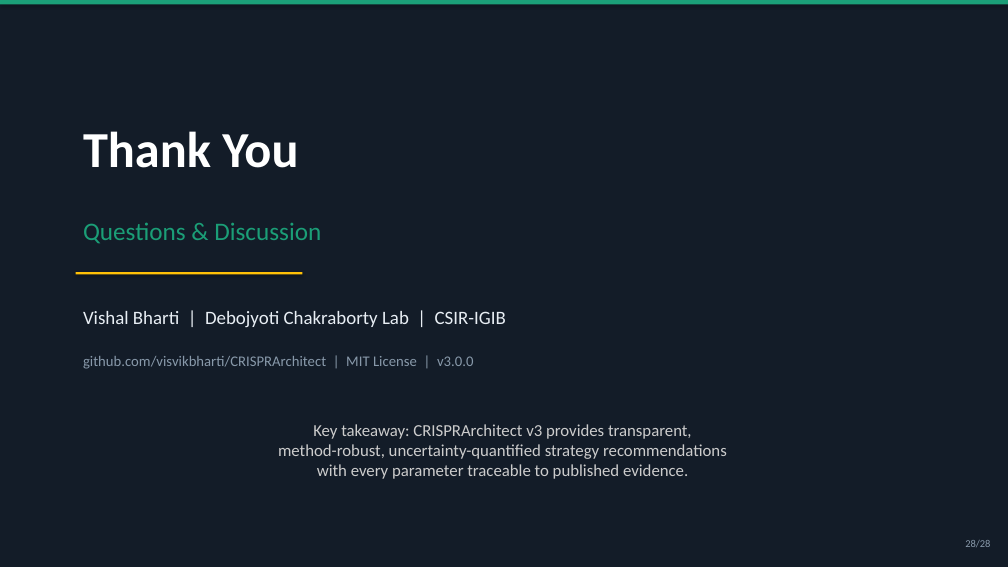
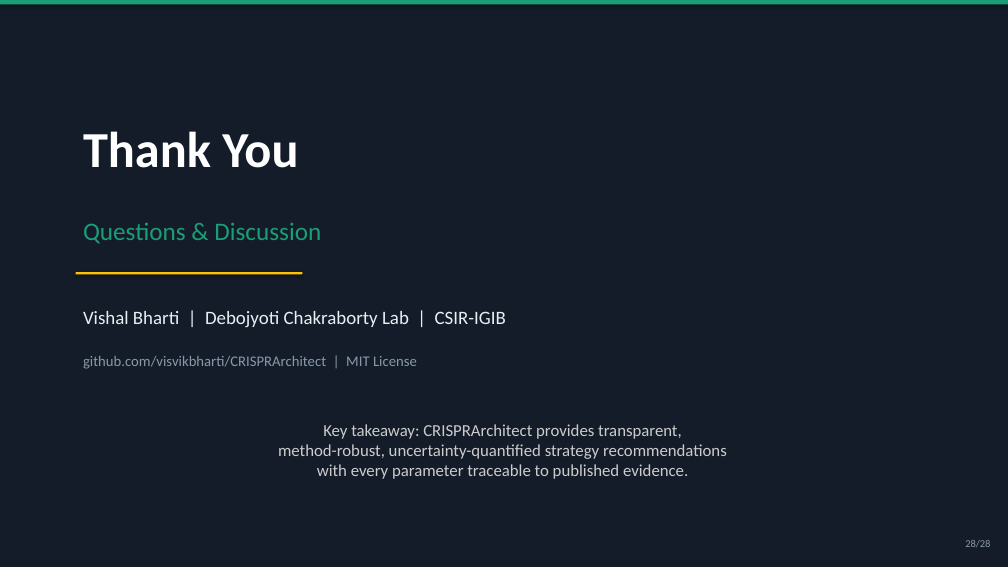
Before and after one commit to visvikbharti/CRISPRArchitect, a slide deck: slide 28 of paper/CRISPRArchitect_v3_LabMeeting.pptx. Drawn at 1008x567 pixels with LibreOffice and Linux fonts; fonts in the diff are those of the drawing. Boxes give left, top, right and bottom in pixels: in the first picture for what was removed or moved away, otherwise in the second. Text is boxed around its words. In the diff, an @@ line names an element or a change of style, - is before the commit and + after.

```diff
--- a/paper/CRISPRArchitect_v3_LabMeeting.pptx
+++ b/paper/CRISPRArchitect_v3_LabMeeting.pptx
@@ text at [83, 356, 417, 369]: text changed @@
-github.com/visvikbharti/CRISPRArchitect | MIT License | v3.0.0
+github.com/visvikbharti/CRISPRArchitect | MIT License
@@ text at [278, 424, 727, 479]: text changed @@
-Key takeaway: CRISPRArchitect v3 provides transparent,
-method-robust, uncertainty-quantified strategy recommendations
-with every parameter traceable to published evidence.
+Key takeaway: CRISPRArchitect provides transparent,
+method-robust, uncertainty-quantified strategy recommendations
+with every parameter traceable to published evidence.
```
Also in this commit, not shown: 11 other slides changed, 19 other files.
